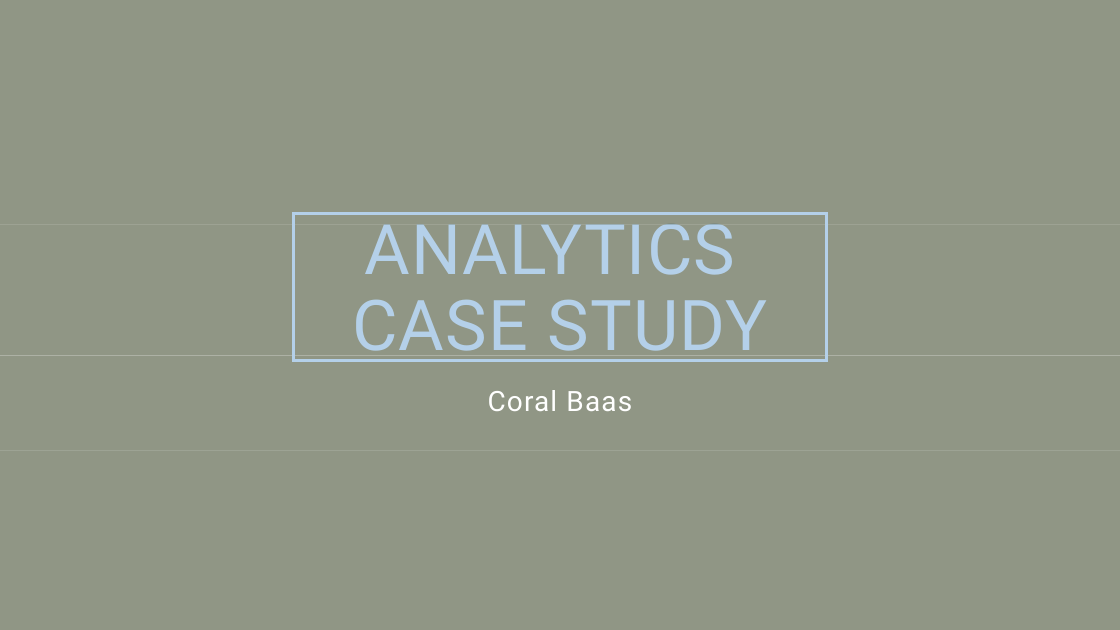
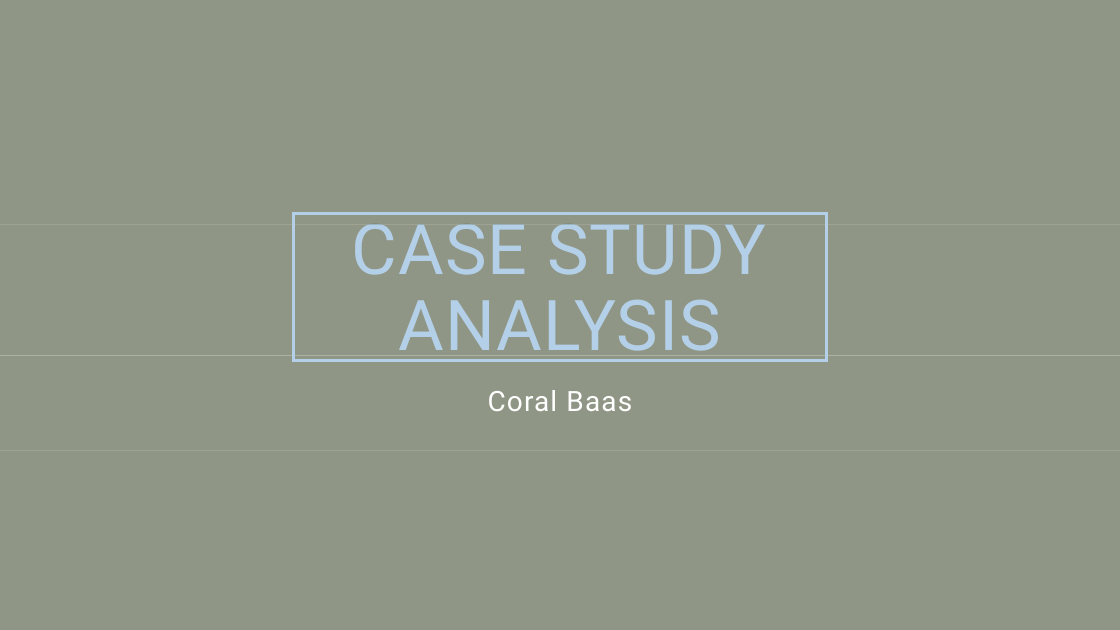
Before and after one commit to baascoral/scopeinsightcasestudy, a slide deck: slide 1 of Case Study SCOPEinsight.pptx. Drawn at 1120x630 pixels with LibreOffice and Linux fonts; fonts in the diff are those of the drawing; background and template pictures are left out. Boxes give left, top, right and bottom in pixels: in the first picture for what was removed or moved away, otherwise in the second. Text is boxed around its words. In the diff, an @@ line names an element or a change of style, - is before the commit and + after.

```diff
--- a/Case Study SCOPEinsight.pptx
+++ b/Case Study SCOPEinsight.pptx
@@ title at [352, 212, 767, 362]: text changed @@
-ANALYTICS
-CASE STUDY
+CASE STUDY
+ANALYSIS
```
Also in this commit, not shown: 2 other slides changed, 7 slides added, 18 slides removed, 6 other files.
